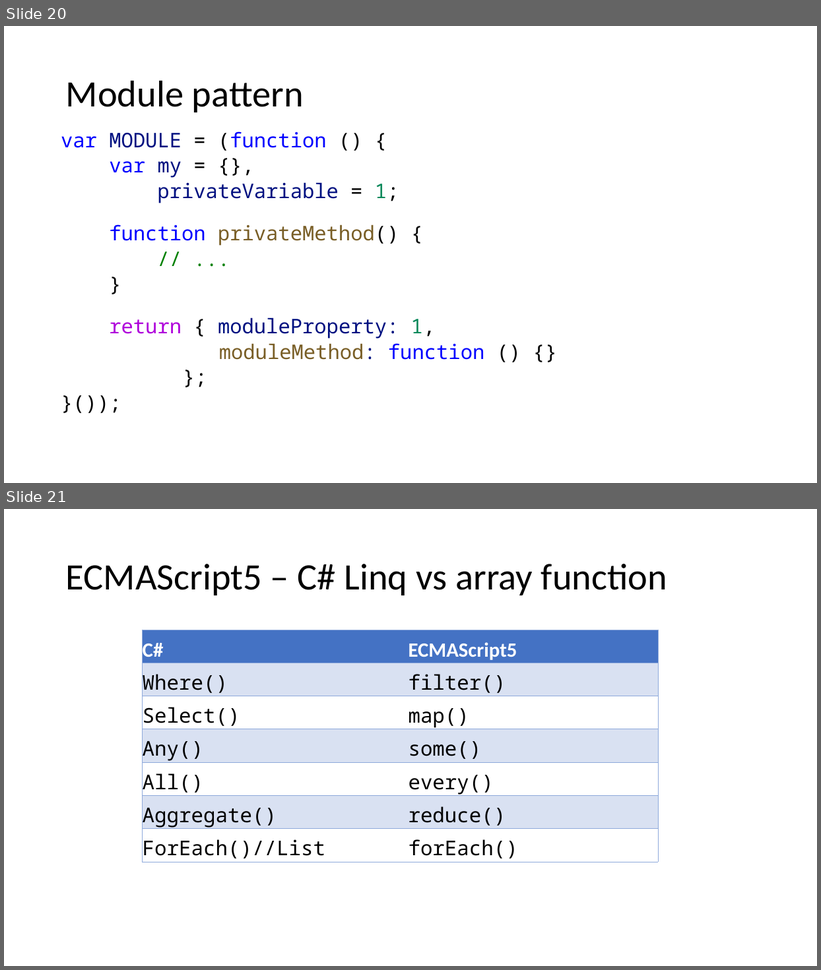
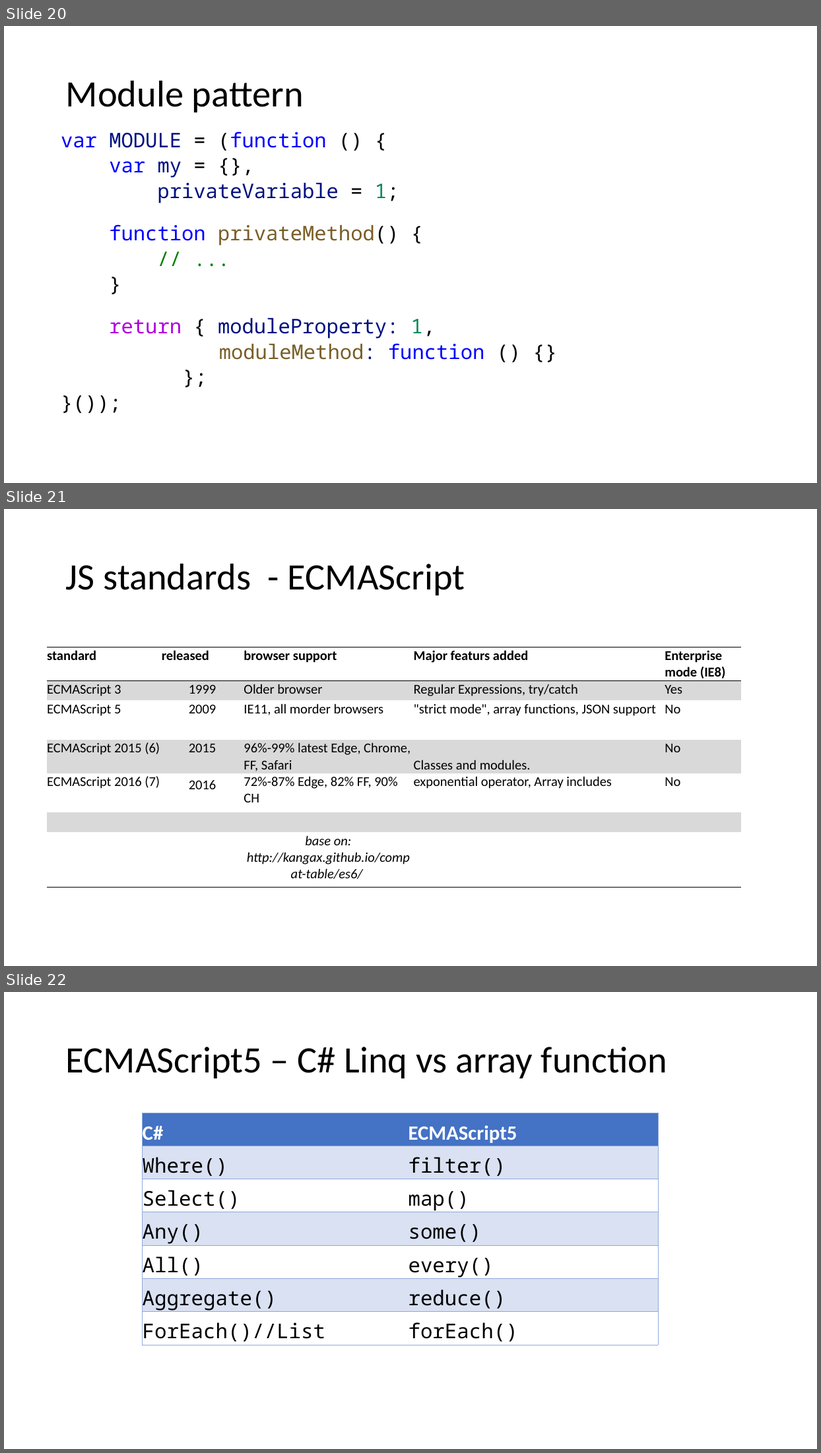
Before and after one commit to dankrz/JsTraining, a slide deck: JsTraining-presentation/JS Training.pptx. Shown one above the other, each under a label of ours: slides 20 and 21 before the commit, slides 20, 21 and 22 after it. The pictures are 821x970 and 821x1453 pixels, drawn with LibreOffice and Linux fonts; fonts in the diff are those of the drawing. Boxes give left, top, right and bottom in pixels: in the first picture for what was removed or moved away, otherwise in the second. Text is boxed around its words. In the diff, an @@ line names an element or a change of style, - is before the commit and + after.

```diff
--- a/JsTraining-presentation/JS Training.pptx
+++ b/JsTraining-presentation/JS Training.pptx
@@ slide 21 added at [4,509,817,966], background #FFFFFF @@
@@ title added at [66,563,465,595], 44 pt, text #000000 @@
+JS standards - ECMAScript
@@ table added at [47,648,741,887], 7 rows, 5 columns @@
+standard | released | browser support | Major featurs added | Enterprise mode (IE8)
+ECMAScript 3 | 1999 | Older browser | Regular Expressions, try/catch | Yes
+ECMAScript 5 | 2009 | IE11, all morder browsers | "strict mode", array functions, JSON support | No
+ECMAScript 2015 (6) | 2015 | 96%-99% latest Edge, Chrome, FF, Safari | Classes and modules. | No
+ECMAScript 2016 (7) | 2016 | 72%-87% Edge, 82% FF, 90% CH | exponential operator, Array includes | No
+ |  |  |  | 
+ |  | base on: http://kangax.github.io/compat-table/es6/ |  | 
@@ what was slide 21 is now slide 22 @@
```
Also in this commit, not shown: 4 slides changed, 7 other slides added, 1 slide removed, 8 other files.
